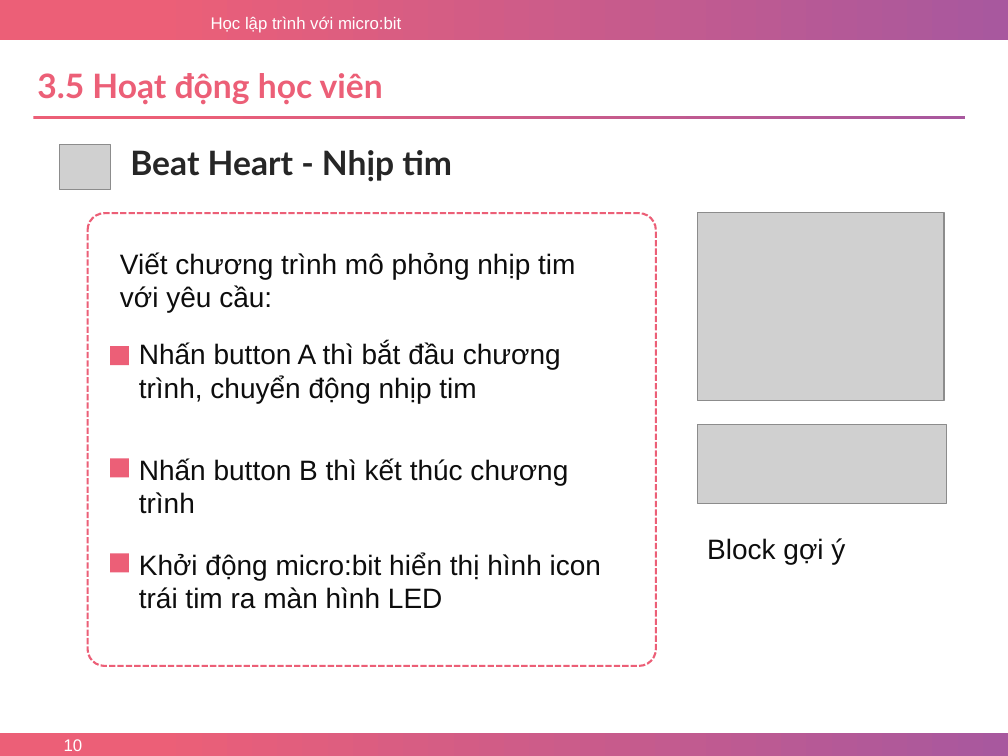
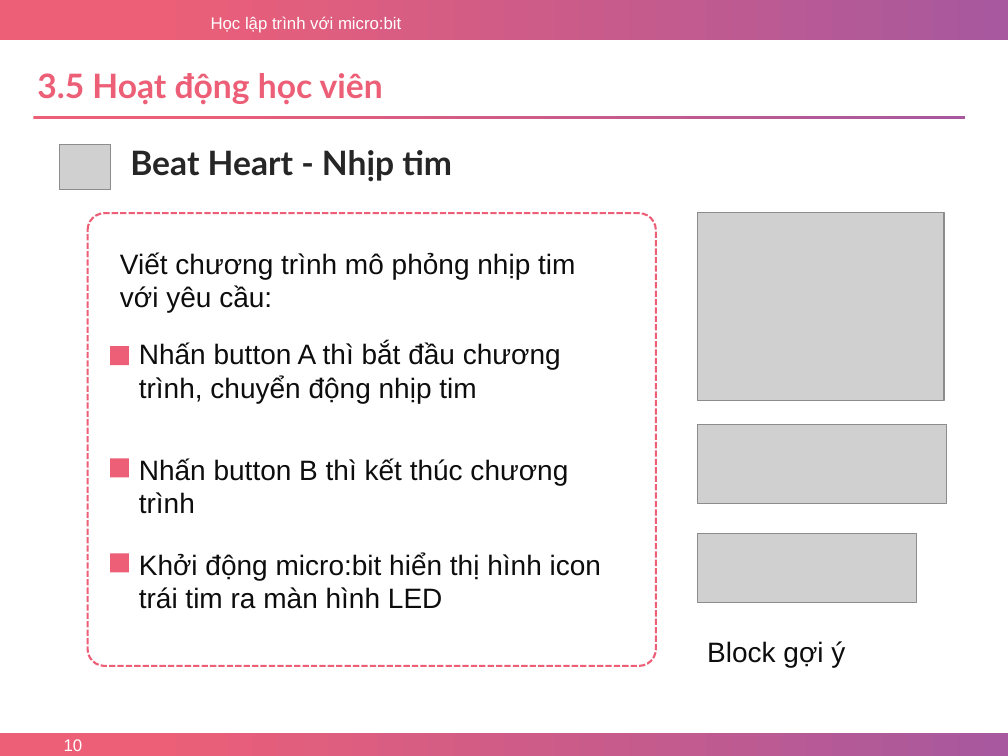
Before and after one commit to nhannn87dn/Learn-microbit, a slide deck: slide 10 of Lessions/Bai-03-Loops/3.Bai-03-Loops.pptx. Drawn at 1008x756 pixels with LibreOffice and Linux fonts; fonts in the diff are those of the drawing; grey boxes stand for pictures; background and template pictures are left out. Boxes give left, top, right and bottom in pixels: in the first picture for what was removed or moved away, otherwise in the second. Text is boxed around its words. In the diff, an @@ line names an element or a change of style, - is before the commit and + after.

```diff
--- a/Lessions/Bai-03-Loops/3.Bai-03-Loops.pptx
+++ b/Lessions/Bai-03-Loops/3.Bai-03-Loops.pptx
@@ picture added at (x1=698, y1=533, x2=917, y2=603) @@
@@ text "Block gợi ý" moved from (x1=707, y1=538, x2=845, y2=564) to (x1=707, y1=641, x2=845, y2=667) @@
```
Also in this commit, not shown: 2 other slides changed, 2 other files.
